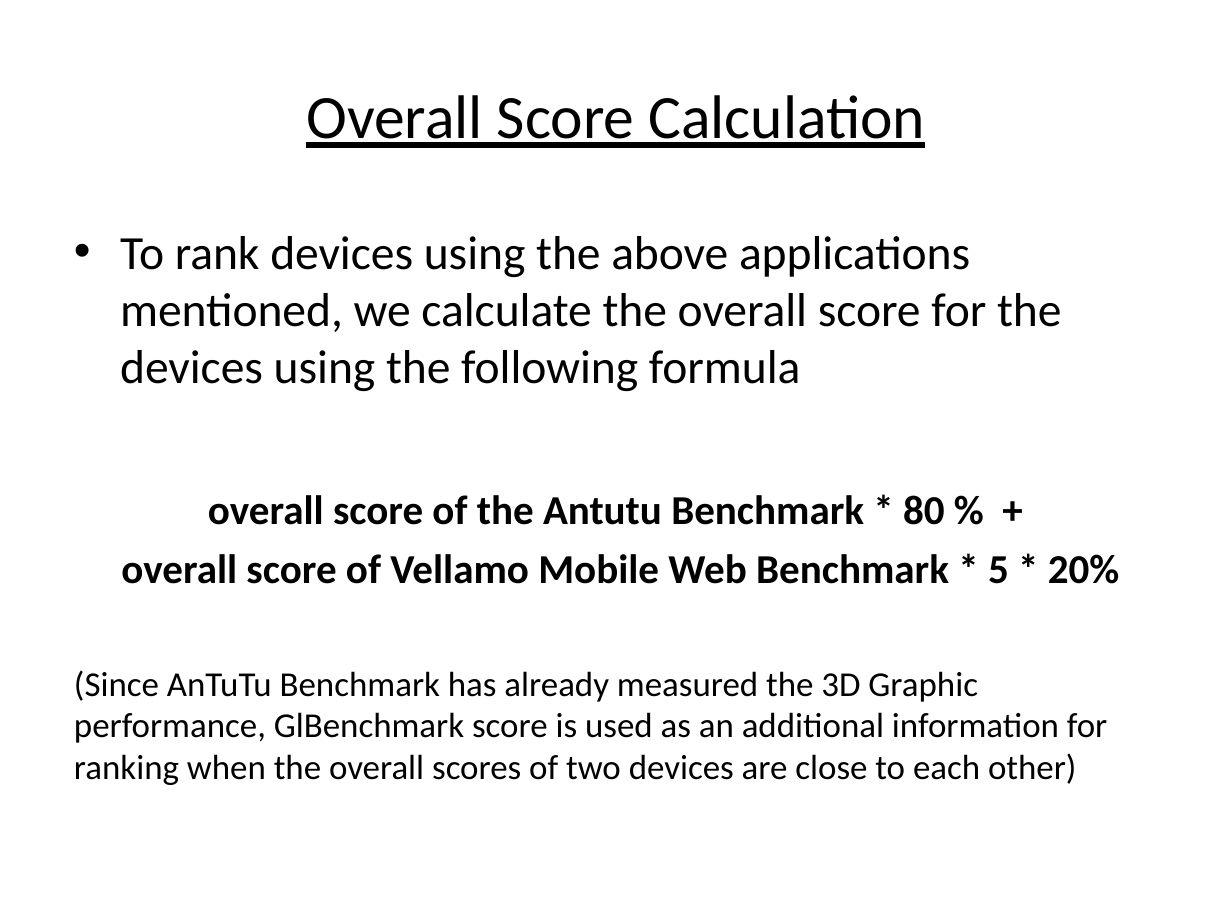
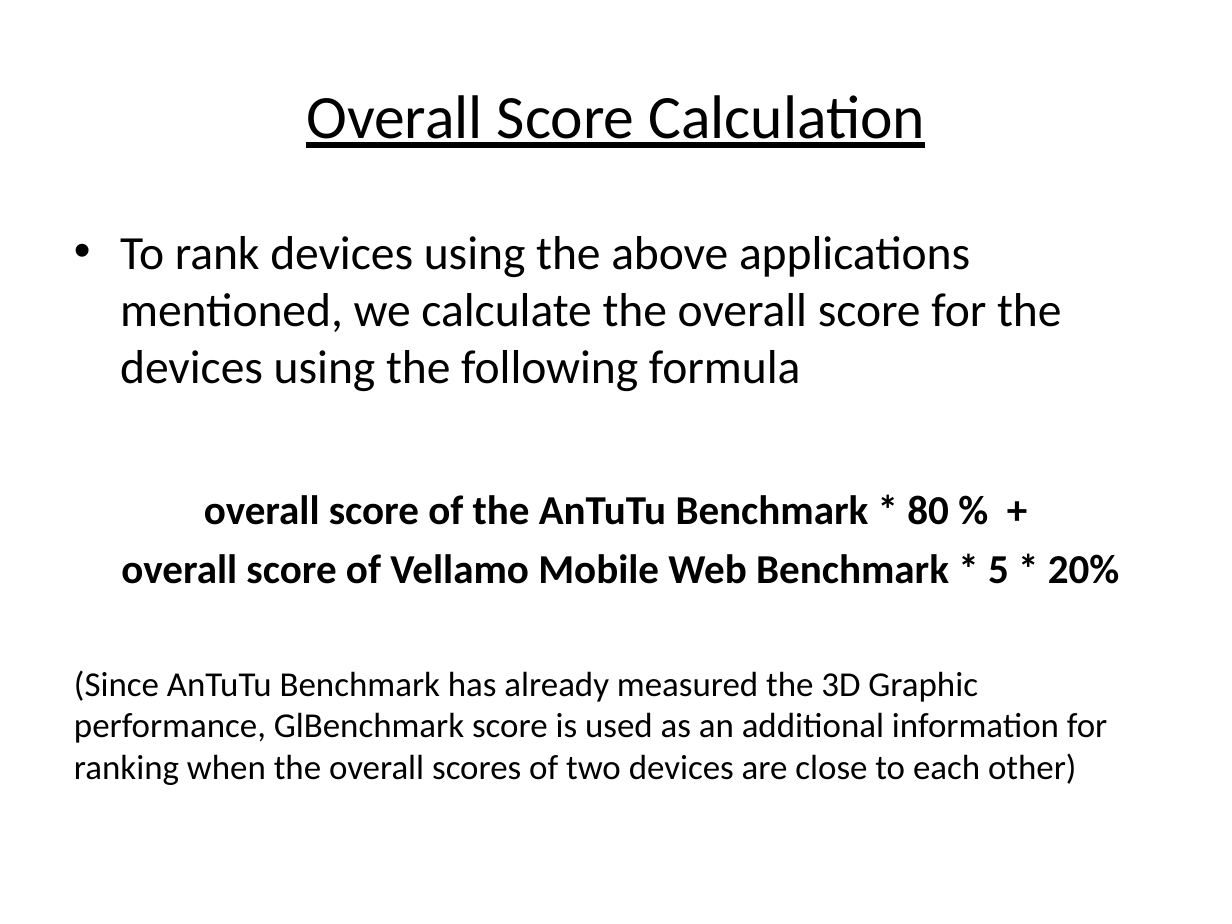
Before and after one commit to laikayeekelly/Benchmark, a slide deck: slide 16 of benchmark.pptx. Drawn at 1232x924 pixels with LibreOffice and Linux fonts; fonts in the diff are those of the drawing. Boxes give left, top, right and bottom in pixels: in the first picture for what was removed or moved away, otherwise in the second. Text is boxed around its words. In the diff, an @@ line names an element or a change of style, - is before the commit and + after.

Commit message:
powerpoint on android device benchmark

```diff
--- a/benchmark.pptx
+++ b/benchmark.pptx
@@ text at box(204, 495, 949, 525): text changed @@
-overall score of the Antutu Benchmark * 80 % +
+overall score of the AnTuTu Benchmark * 80 % +
```
Also in this commit, not shown: 7 other slides changed.
